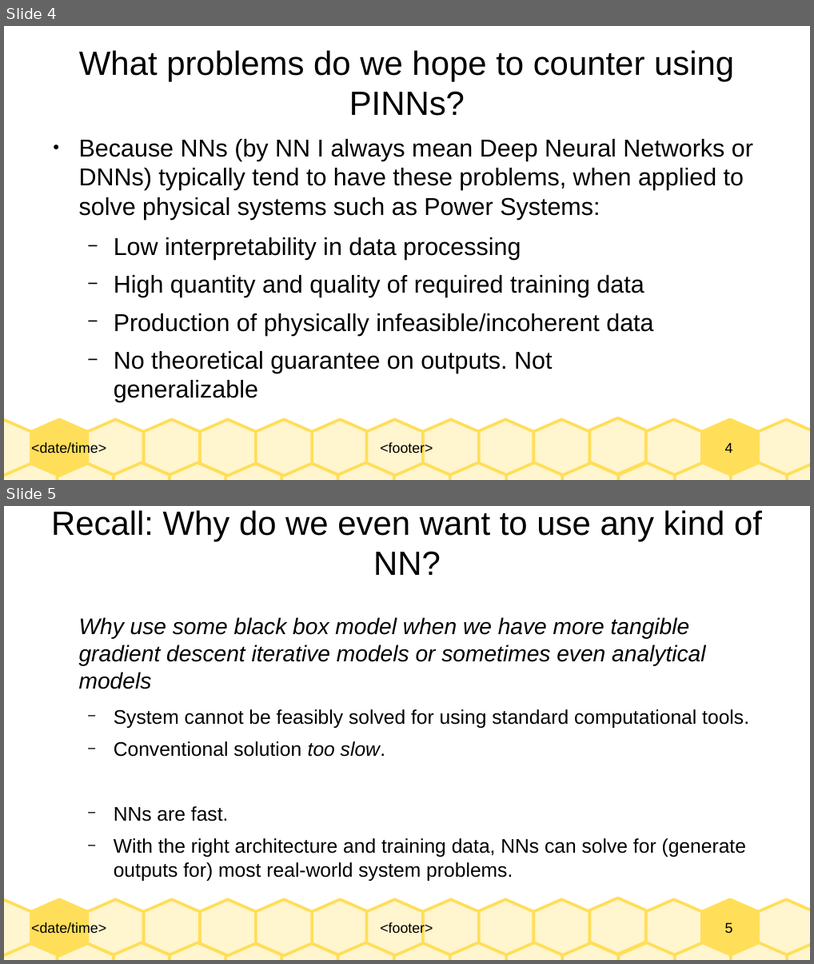
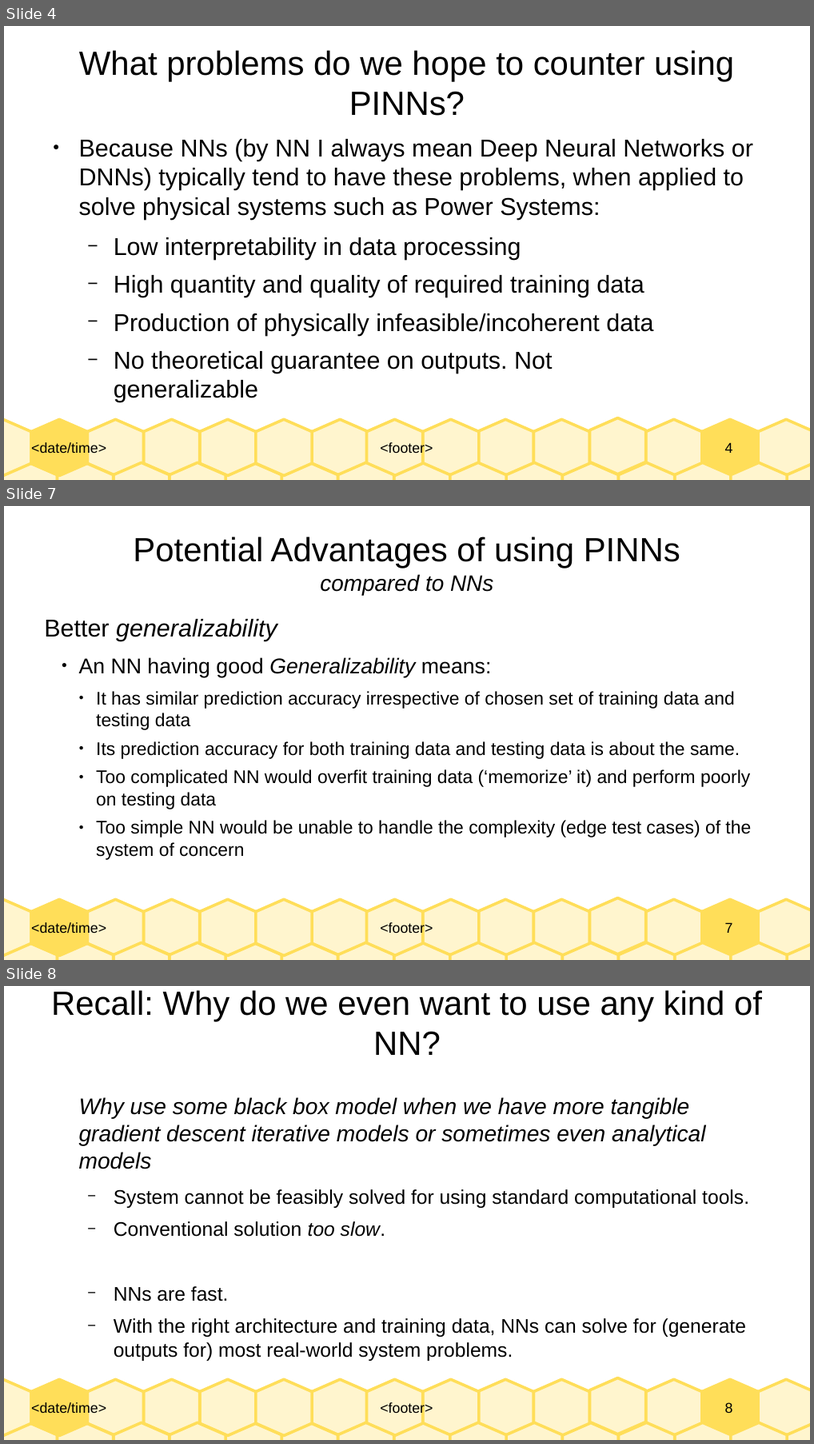
Before and after one commit to Realife-Brahmin/OriginalDocsHub, a slide deck: research_showcase/physicsInformedNeuralNetworks_aryan_ritwajeet_jha.odp. Shown one above the other, each under a label of ours: slides 4 and 5 before the commit, slides 4, 7 and 8 after it; the slides between them are not shown. The pictures are 814x964 and 814x1444 pixels, drawn with LibreOffice and Linux fonts; fonts in the diff are those of the drawing. Boxes give left, top, right and bottom in pixels: in the first picture for what was removed or moved away, otherwise in the second. Text is boxed around its words. In the diff, an @@ line names an element or a change of style, - is before the commit and + after.

```diff
--- a/research_showcase/physicsInformedNeuralNetworks_aryan_ritwajeet_jha.odp
+++ b/research_showcase/physicsInformedNeuralNetworks_aryan_ritwajeet_jha.odp
@@ slide 7 added at bbox=[4, 506, 810, 960], background #FFFFFF; not listed: 33 template elements that a slide beside it also shows @@
@@ title added at bbox=[133, 536, 681, 595], 33 pt, text #000000 @@
+Potential Advantages of using PINNs
+compared to NNs
@@ text added at bbox=[44, 619, 751, 860], 18 pt, text #000000 @@
+7. Better generalizability
+  ● An NN having good Generalizability means:
+    ● It has similar prediction accuracy irrespective of chosen set of training data and testing data
+    ● Its prediction accuracy for both training data and testing data is about the same.
+    ● Too complicated NN would overfit training data (‘memorize’ it) and perform poorly on testing data
+    ● Too simple NN would be unable to handle the complexity (edge test cases) of the system of concern
@@ what was slide 5 is now slide 8 @@
@@ page number at bbox=[726, 1402, 734, 1412]: text changed @@
-5
+8
```
Also in this commit, not shown: 1 slide changed, 2 other slides added, 1 other file.
